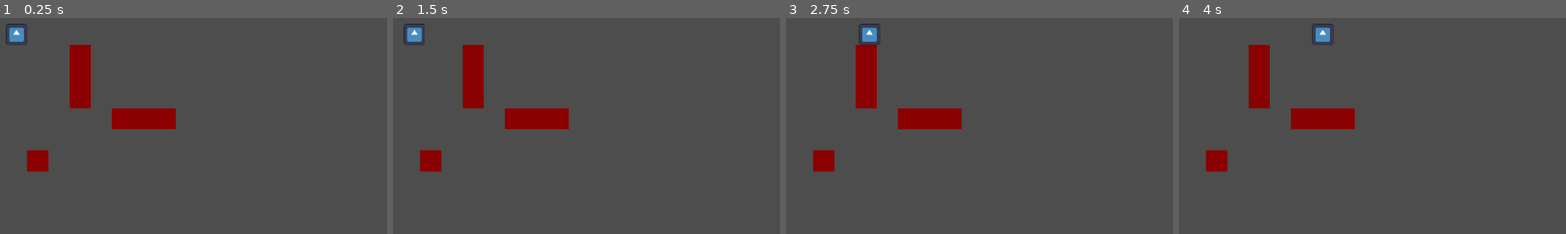
Above: before the commit, frames 1-4 (left to right).
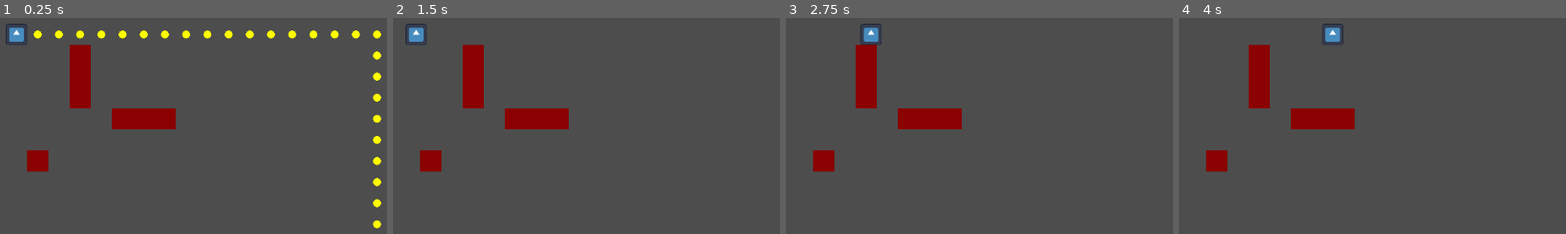
Above: after the commit, the same moments.

Repository: AbelitoLlerena/juego
Game: Godot game, scene res://mundo.tscn
Two runs of this game, one before a commit and one after it. Both use one fixed random seed, a clock stepped at 60 frames per second and the inputs below. The project has no main scene, so this scene is started directly. The engine's default icon, where the game draws it, is replaced by a stand-in: a white triangle on a blue panel in a dark square.
Inputs (mouse positions are in pixels of both pictures, inside the frame that each line leads up to):
- Up to frame 1 (0.25 s): no input
- Up to frame 2 (1.5 s): tap Enter at 0.5 s; move the mouse to (outside the picture) at 0.52 s; click (outside the picture) at 0.67 s; tap Space at 1.25 s; move the mouse to (outside the picture) at 1.27 s; click (outside the picture) at 1.42 s
- Up to frame 3 (2.75 s): move the mouse to (outside the picture) at 2.02 s; click (outside the picture) at 2.17 s
- Up to frame 4 (4 s): tap Enter at 2.75 s; move the mouse to (outside the picture) at 2.77 s; click (outside the picture) at 2.92 s; move the mouse to (outside the picture) at 3.52 s; click (outside the picture) at 3.67 s

The runs differ from the first frame. In frame 1, 1.7% of the frame differs, in the area x 8-99%, y 5-98%; in frame 2, 0.2%; in frame 3, 0.1%; in frame 4, 0.4%.

Commit message:
marcar camino ok

Diff:
--- a/mundo.gd
+++ b/mundo.gd
@@ -7,6 +7,7 @@
 const TILE_SIZE := 32
 const MAP_SIZE := Vector2i(20,20)
 
+var preview_path: Array[Vector2i] = []
 var astar := AStarGrid2D.new()
 
 var blocked_cells := {
@@ -18,6 +19,37 @@
 	Vector2i(8,5):true,
 	Vector2i(2,7):true
 }
+
+var last_hovered_cell := Vector2i.ZERO
+
+func _process(delta):
+	var hovered = tilemap.local_to_map(tilemap.to_local(get_global_mouse_position()))
+
+	if hovered != last_hovered_cell:
+		last_hovered_cell = hovered
+		update_preview_path(hovered)
+
+func _draw():
+	for cell in preview_path:
+		var pos = tilemap.to_global(tilemap.map_to_local(cell))
+		draw_circle(to_local(pos), 6, Color.YELLOW)
+
+func update_preview_path(target: Vector2i):
+	if !astar.region.has_point(target):
+		preview_path.clear()
+		queue_redraw()
+		return
+
+	if blocked_cells.has(target):
+		preview_path.clear()
+		queue_redraw()
+		return
+
+	var start = tilemap.local_to_map(tilemap.to_local(player.global_position))
+
+	preview_path = astar.get_id_path(start, target)
+
+	queue_redraw()
 
 func _ready():
 	setup_astar()
@@ -45,23 +77,17 @@
 	if event is InputEventMouseButton \
 	and event.button_index == MOUSE_BUTTON_LEFT \
 	and event.pressed:
-		var start = tilemap.local_to_map(tilemap.to_local(player.global_position))
-		var end = tilemap.local_to_map(tilemap.to_local(get_global_mouse_position()))
-
-		if blocked_cells.has(end):
-			return
-
-		print("START: ", start)
-		print("END: ", end)
-
-		var id_path = astar.get_id_path(start, end)
-
 		player.path.clear()
 
-		for cell in id_path:
-			var world = tilemap.to_global(tilemap.map_to_local(cell))
-			player.path.append(world)
+		for i in range(1, preview_path.size()):
+			player.path.append(
+				tilemap.to_global(
+					tilemap.map_to_local(preview_path[i])
+				)
+			)
 
+		preview_path.clear()
+		queue_redraw()
 
 func draw_obstacles():
 	for cell in blocked_cells.keys():
